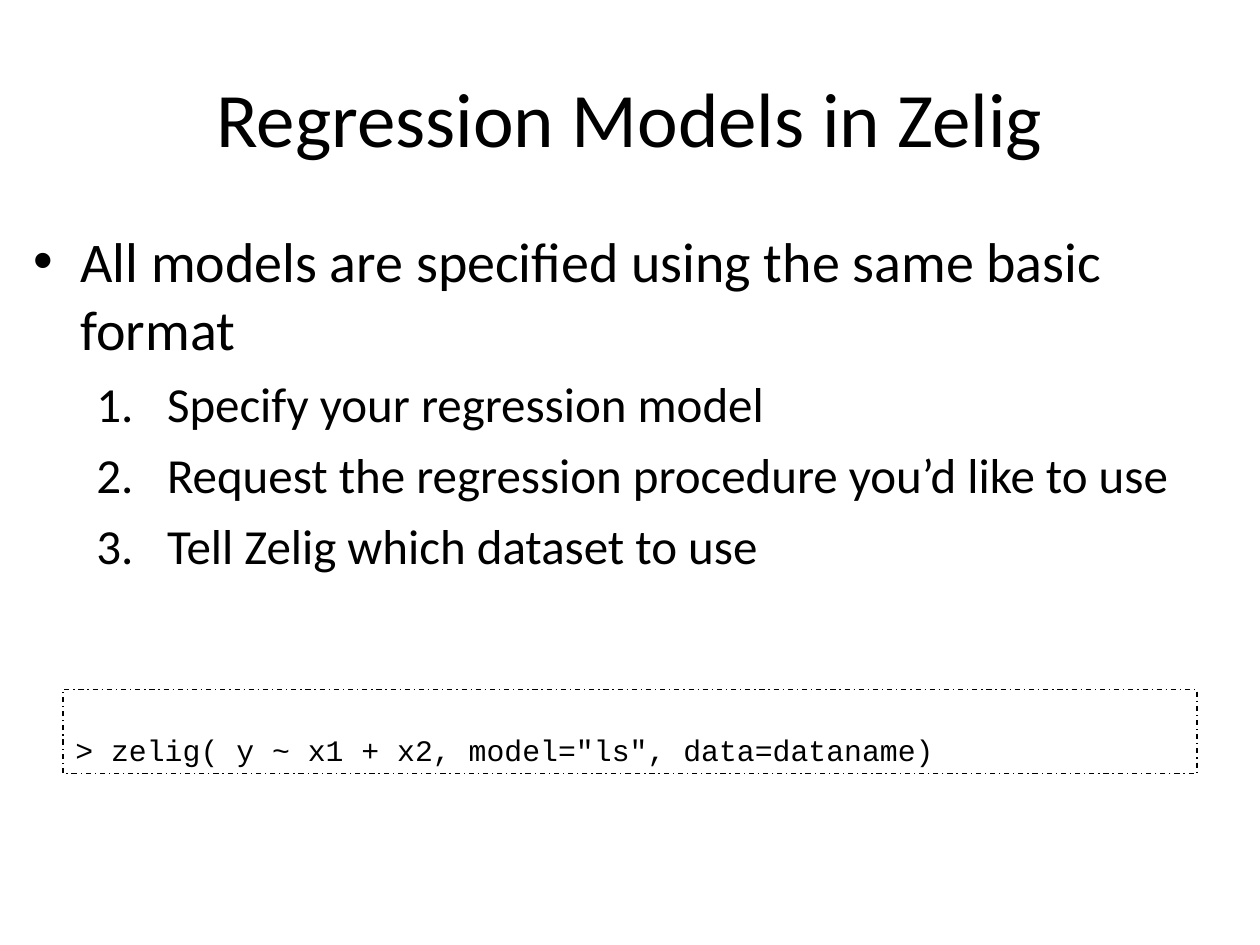
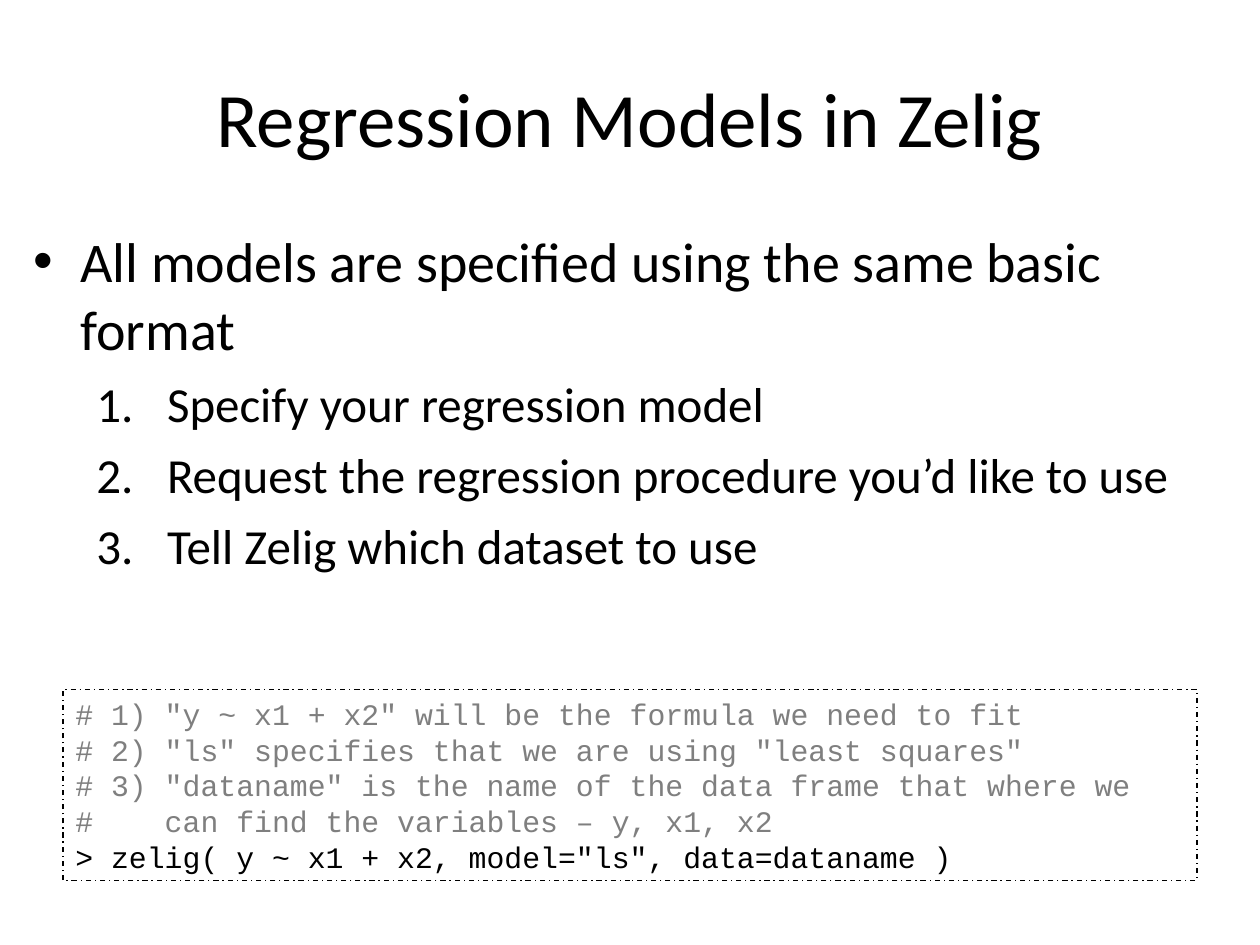
Before and after one commit to IQSS/Zelig4-Documentation, a slide deck: slide 85 of R-and-Stastics/R and Statistics.ppt (slide 83 before the commit). Drawn at 1260x945 pixels with LibreOffice and Linux fonts; fonts in the diff are those of the drawing. Boxes give left, top, right and bottom in pixels: in the first picture for what was removed or moved away, otherwise in the second. Text is boxed around its words. In the diff, an @@ line names an element or a change of style, - is before the commit and + after.

```diff
--- a/R-and-Stastics/R and Statistics.ppt
+++ b/R-and-Stastics/R and Statistics.ppt
@@ rectangle removed at (63,689,1197,774) @@
-> zelig( y ~ x1 + x2, model="ls", data=dataname)
@@ rectangle added at (63,689,1197,881), outline #000000 0.74 pt dashed, 17 pt, text #7F7F7F @@
+# 1) "y ~ x1 + x2" will be the formula we need to fit
+# 2) "ls" specifies that we are using "least squares"
+# 3) "dataname" is the name of the data frame that where we
+# can find the variables – y, x1, x2
+> zelig( y ~ x1 + x2, model="ls", data=dataname )
```
Also in this commit, not shown: 3 slides added, 2 other files.
